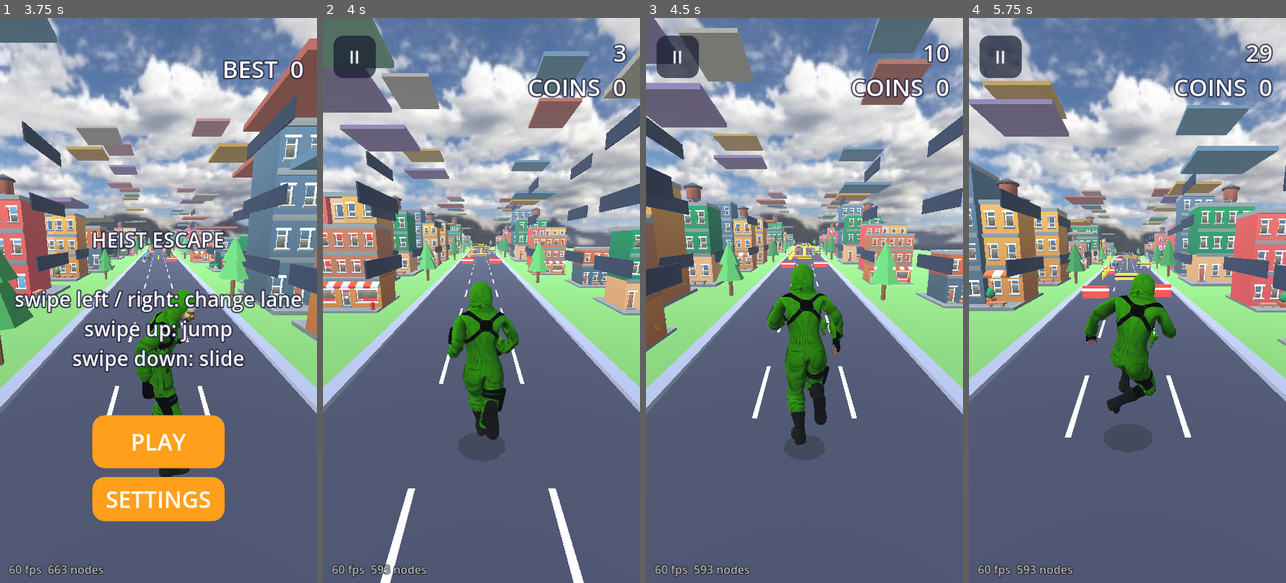
Above: before the commit, frames 1-4 (left to right).
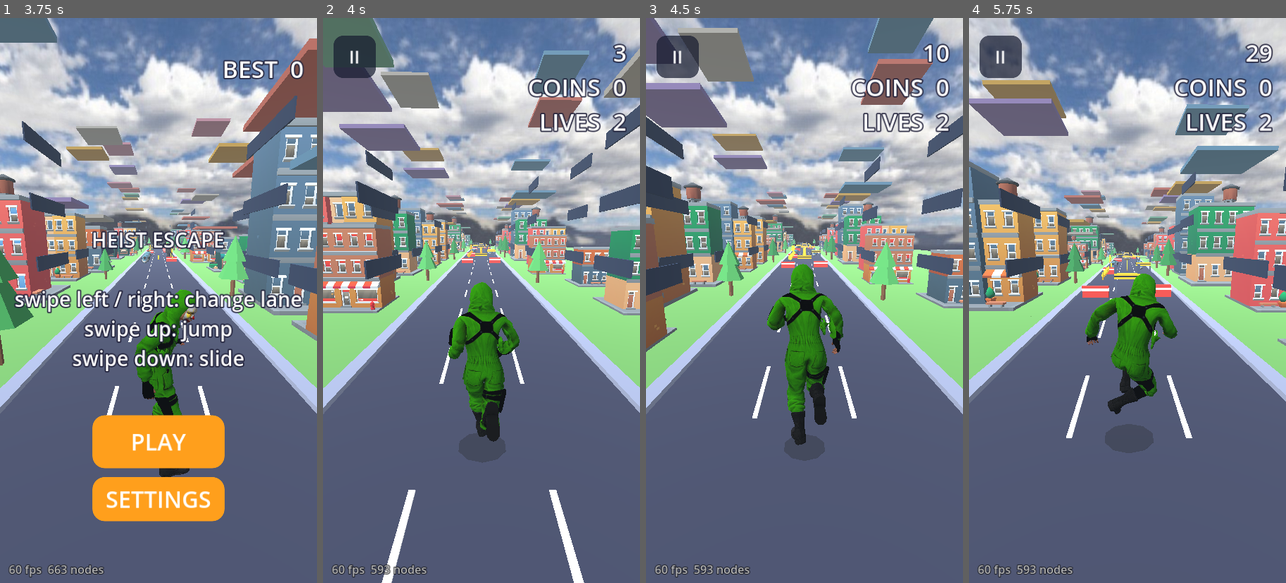
Above: after the commit, the same moments.

Repository: akshathgaming198028-cell/EndlessGame
Game: Godot game, scene res://splash.tscn
The game is run twice, just before and just after one commit, with the same random seed, the same clock (stepped at 60 frames per second) and the same inputs.
Inputs (mouse positions are in pixels of both pictures, inside the frame that each line leads up to):
- Up to frame 1 (3.75 s): tap Enter at 0.5, 2.75 s; move the mouse to (228, 272) at 0.52 s; hold Right 0.53-1.25 s; click (228, 272) at 0.67 s; tap Space at 0.77, 2 s; drag from (95, 328) to (142, 413) at 1.27 s; move the mouse to (190, 176) at 2.02 s; hold Right 2.03-2.75 s; drag from (142, 413) to (63, 215) at 2.77 s; move the mouse to (253, 385) at 3.52 s; hold Left from 3.53 s (still down)
- Up to frame 2 (4 s): keep holding Left; tap Space at 3.77 s
- Up to frame 3 (4.5 s): release Left at 4.25 s; drag from (709, 215) to (756, 159) at 4.27 s
- Up to frame 4 (5.75 s): move the mouse to (1143, 300) at 5.02 s; hold Down from 5.03 s (still down); click (1143, 300) at 5.17 s

Frame 1 is identical in both runs. In frame 2, 4.1% of the frame differs, in the area x 0-100%, y 0-100%; in frame 3, 0.5%; in frame 4, 3.4%.

Commit message:
Pause background, pause when leaving the app, back gesture no longer quits, lives and side-brush rule, thrown-clear train hits, longer death shake, left-right run sway
Co-Authored-By: Claude Haiku 5.5 <noreply@anthropic.com>
Claude-Session: https://claude.ai/code/session_01DDNfUcEeZJQNoZPcRL3Cag

Diff:
--- a/ci/smoke.gd
+++ b/ci/smoke.gd
@@ -18,7 +18,13 @@
 
 func _process(_d: float) -> bool:
 	frames += 1
+	if frames == 30:
+		game.call("_start_game")
+	if frames == 35:
+		game.call("_die", -3.0)
+		print("SMOKE died state=", game.get("state"), " lives=", game.get("lives"))
 	if frames == 60:
+		print("SMOKE quit_on_go_back=", ProjectSettings.get_setting("application/config/quit_on_go_back"))
 		print("SMOKE ok after 60 frames")
 		quit()
 	return false
--- a/main.gd
+++ b/main.gd
@@ -67,6 +67,8 @@
 var run_t := 0.0
 var dead_t := 0.0
 var shake := 0.0
+var lives := 2
+var hit_cool := 0.0
 var next_index := 0
 var free_lane := 0
 var prev_train := false
@@ -153,6 +155,11 @@
 
 
 func _notification(what: int) -> void:
+	# leaving the app (home, recents, notification shade) pauses a run instead of losing it
+	if what == NOTIFICATION_APPLICATION_FOCUS_OUT or what == NOTIFICATION_APPLICATION_PAUSED:
+		if state == State.PLAY and not paused:
+			_toggle_pause()
+		return
 	if what == NOTIFICATION_WM_GO_BACK_REQUEST or what == NOTIFICATION_WM_CLOSE_REQUEST:
 		if exit_panel == null:
 			get_tree().quit()
@@ -1222,6 +1229,8 @@
 	run_t = 0.0
 	paused = false
 	die_done = false
+	lives = 2
+	hit_cool = 0.0
 	if anim != null:
 		anim.stop()
 		anim.speed_scale = 1.0
@@ -1235,11 +1244,16 @@
 	_set_state(State.PLAY)
 
 
-func _die() -> void:
+func _die(face_z: float = NAN) -> void:
 	if state != State.PLAY:
 		return
-	shake = 0.6
+	shake = 1.5
 	dead_t = 0.0
+	# the body is thrown clear in front of the obstacle, so it never sits inside it
+	if not is_nan(face_z):
+		player.position.z = face_z
+	vy = 5.0
+	on_ground = false
 	sfx_hit.play()
 	var sc: int = _score()
 	if sc > best:
@@ -1408,6 +1422,8 @@
 	run_t += dt * speed * 0.8
 	if jump_buf > 0.0:
 		jump_buf -= dt
+	if hit_cool > 0.0:
+		hit_cool -= dt
 	var tx: float = lane * LANE_W
 	px = lerpf(px, tx, 1.0 - exp(-16.0 * dt))
 	if not on_ground:
@@ -1468,16 +1484,34 @@
 					_collect(it)
 			elif t == "barrier":
 				if dz < 0.5 and dx < 1.0 and py < 0.8:
-					_die()
+					_die(cz + float(it["z"]) - 0.9)
 					return
 			elif t == "overhead":
 				if dz < 0.5 and dx < 1.0 and py < 1.6 and py + h > 1.15:
-					_die()
+					_die(cz + float(it["z"]) - 0.9)
 					return
 			elif t == "train":
-				if dz < 4.3 and dx < 1.15 and py < 2.7:
-					_die()
-					return
+				if dz < 4.3 and py < 2.7:
+					var face: float = cz + float(it["z"]) - 4.6
+					if dx < 1.15:
+						_die(face)
+						return
+					# brushing a train in the next lane while changing lanes: costs one life
+					if dx < 1.9 and _side_brush(float(it["x"])):
+						_die(face)
+						return
+
+
+func _side_brush(train_x: float) -> bool:
+	if hit_cool > 0.0:
+		return false
+	hit_cool = 0.9
+	lives -= 1
+	shake = maxf(shake, 0.5)
+	sfx_hit.play()
+	# knocked back toward the lane it came from
+	lane = clampi(lane + (-1 if train_x > px else 1), -1, 1)
+	return lives <= 0
 
 
 func _collect(it: Dictionary) -> void:
@@ -1528,7 +1562,7 @@
 			return
 		_play_anim(kw)
 		custom_model.quaternion = Quaternion(Vector3.UP, PI)
-		if kw == "die" or kw == "slide":
+		if kw == "slide" or (kw == "die" and on_ground):
 			_snap_to_road()
 		else:
 			custom_model.position.y = model_base_y
@@ -1588,12 +1622,12 @@
 	cam_look = cam_look.lerp(Vector3(px * 0.4, 1.0 + py * 0.08, -9.0), k)
 	var off := Vector3.ZERO
 	if shake > 0.0:
-		off = Vector3(rng.randf_range(-1.0, 1.0), rng.randf_range(-1.0, 1.0), 0.0) * shake * 0.4
-		shake = maxf(0.0, shake - dt * 2.0)
+		off = Vector3(rng.randf_range(-1.0, 1.0), rng.randf_range(-1.0, 1.0), 0.0) * shake * 0.6
+		shake = maxf(0.0, shake - dt * 0.9)
 	if state == State.PLAY and not counting and on_ground and slide_t <= 0.0:
-		off.y += sin(run_t * 2.0) * 0.05
-		off.x += sin(run_t * 1.3) * 0.035
-		off.z += sin(run_t * 2.7) * 0.015
+		# running sways left and right; only a small up and down
+		off.y += sin(run_t * 2.0) * 0.012
+		off.x += sin(run_t * 1.3) * 0.09
 	cam.position = cam_pos + off
 	cam.look_at(cam_look)
 	var t_fov: float = 62.0
@@ -1606,7 +1640,7 @@
 	fps_label.text = "%d fps  %d nodes" % [Engine.get_frames_per_second(), Performance.get_monitor(Performance.OBJECT_NODE_COUNT)]
 	var t := ""
 	if state == State.PLAY:
-		t = "%d\nCOINS  %d" % [_score(), coins]
+		t = "%d\nCOINS  %d\nLIVES  %d" % [_score(), coins, lives]
 		if map_tiles.size() > 0:
 			var zs := ""
 			for tile in map_tiles:
--- a/project.godot
+++ b/project.godot
@@ -4,6 +4,7 @@
 [application]
 
 config/name="Heist Escape"
+config/quit_on_go_back=false
 run/main_scene="res://splash.tscn"
 boot_splash/show_image=false
 boot_splash/bg_color=Color(0.0705882, 0.0901961, 0.160784, 1)
Binary file added: assets/pause_bg.png
